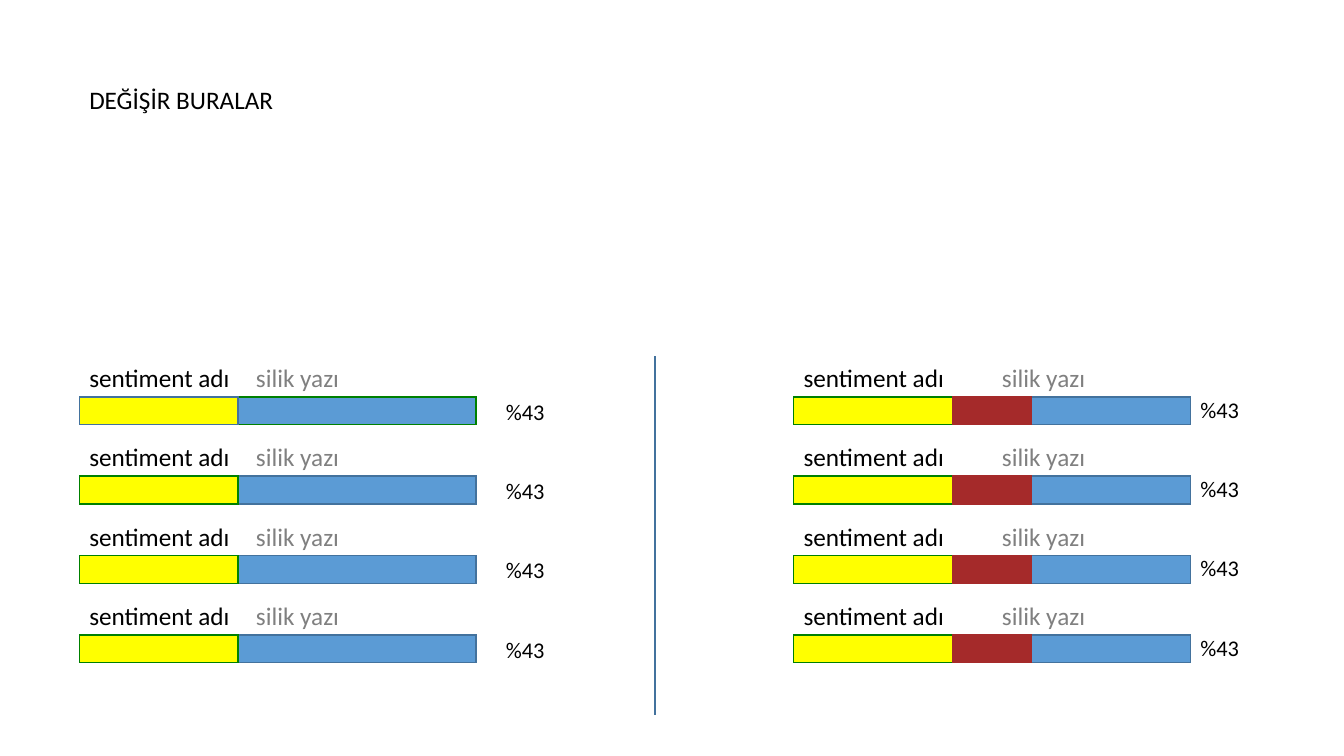
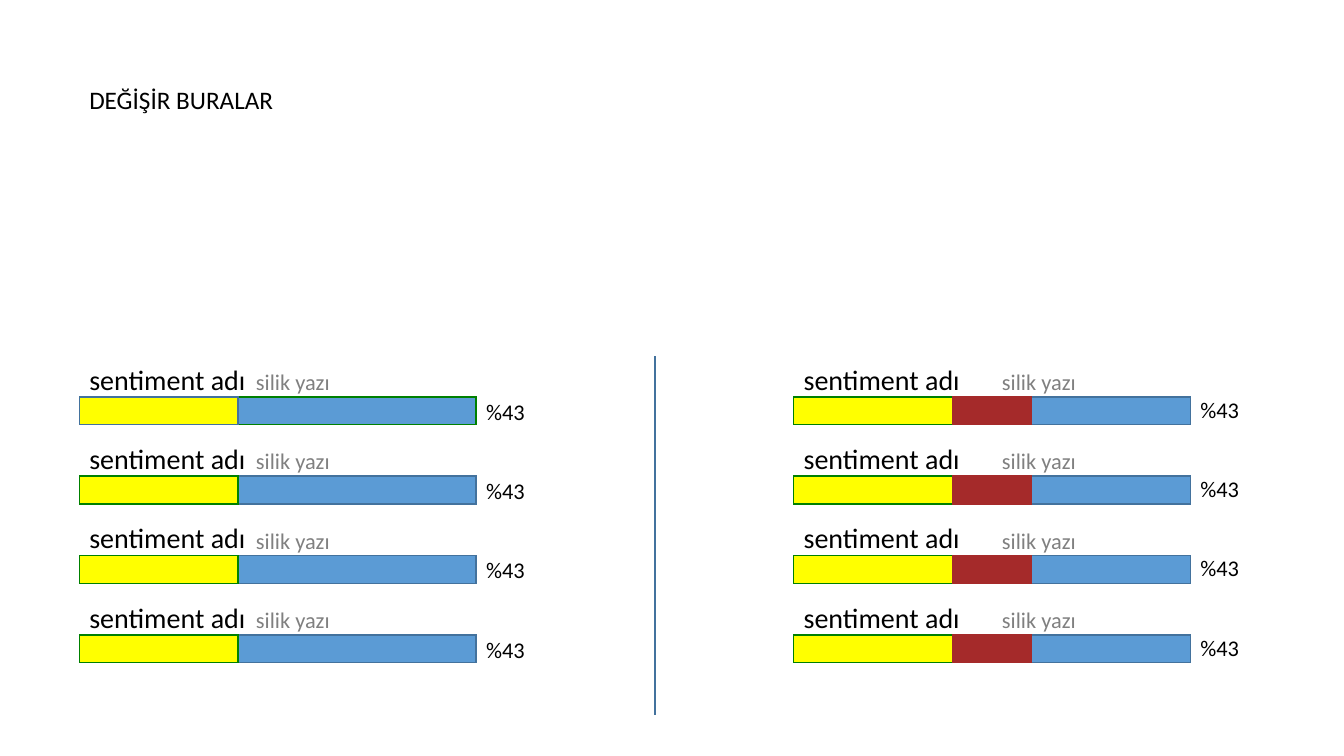
Before and after one commit to cagrimate/gembox-presentation, a slide deck: slide 2 of gemPpt/gemPpt/Created Chart.pptx. Drawn at 1344x756 pixels with LibreOffice and Linux fonts; fonts in the diff are those of the drawing. Boxes give left, top, right and bottom in pixels: in the first picture for what was removed or moved away, otherwise in the second. Text is boxed around its words. In the diff, an @@ line names an element or a change of style, - is before the commit and + after.

```diff
--- a/gemPpt/gemPpt/Created Chart.pptx
+++ b/gemPpt/gemPpt/Created Chart.pptx
@@ size 18 to 16 pt in 8 elements at (x1=1002, y1=612, x2=1075, y2=632), (x1=256, y1=612, x2=329, y2=632), (x1=256, y1=453, x2=329, y2=473), (x1=256, y1=533, x2=329, y2=553), (x1=1002, y1=453, x2=1075, y2=473), (x1=1002, y1=533, x2=1075, y2=553), (x1=256, y1=374, x2=329, y2=394), (x1=1002, y1=374, x2=1075, y2=394) @@
@@ text "%43" moved from (x1=506, y1=404, x2=545, y2=420) to (x1=486, y1=404, x2=525, y2=420) @@
@@ size 18 to 20 pt in 8 elements at (x1=89, y1=370, x2=246, y2=391), (x1=89, y1=449, x2=246, y2=476), (x1=89, y1=528, x2=246, y2=549), (x1=89, y1=608, x2=246, y2=635), (x1=804, y1=370, x2=960, y2=391), (x1=804, y1=449, x2=960, y2=476), (x1=804, y1=528, x2=960, y2=549), (x1=804, y1=608, x2=960, y2=635) @@
@@ 3 texts moved together from (x1=506, y1=483, x2=545, y2=658) to (x1=486, y1=483, x2=525, y2=658) @@
```
Also in this commit, not shown: 6 other files.
